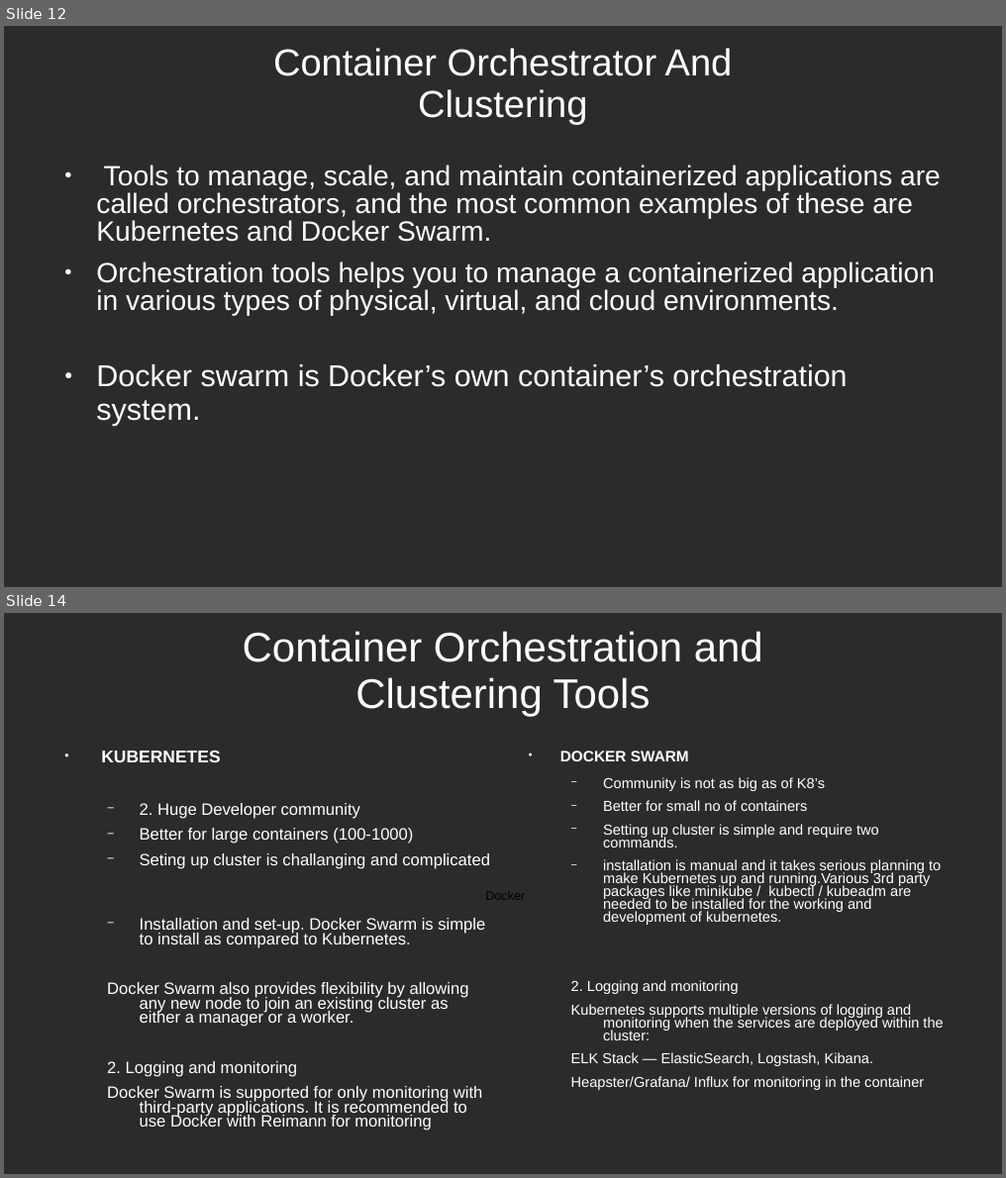
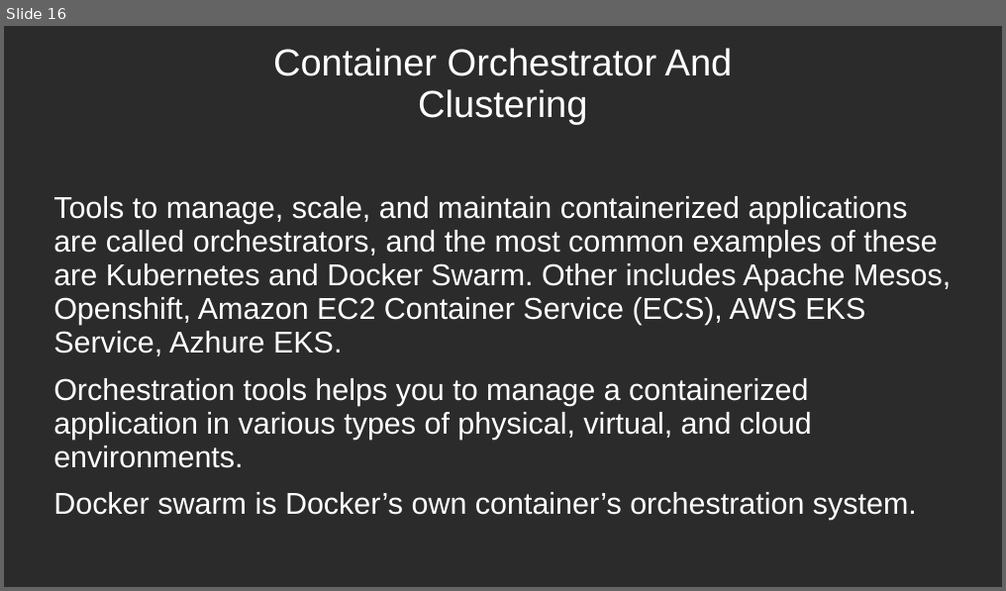
Before and after one commit to samratkapp/docker, a slide deck: PPT.ppt. Shown one above the other, each under a label of ours: slides 12 and 14 before the commit, slide 16 after it; the slides between them are not shown. The pictures are 1006x1178 and 1006x591 pixels, drawn with LibreOffice and Linux fonts; fonts in the diff are those of the drawing; background and template pictures are left out; a plain dark background stands for a picture behind light text. Boxes give left, top, right and bottom in pixels: in the first picture for what was removed or moved away, otherwise in the second. Text is boxed around its words. In the diff, an @@ line names an element or a change of style, - is before the commit and + after.

Commit message:
ppt docker

```diff
--- a/PPT.ppt
+++ b/PPT.ppt
@@ slide 14 removed at box(4, 613, 1002, 1174), background picture (left out) @@
@@ title removed at box(243, 631, 763, 717) @@
-Container Orchestration and Clustering Tools
@@ text removed at box(101, 751, 490, 1131) @@
-● KUBERNETES
-  − 2. Huge Developer community
-  − Better for large containers (100-1000)
-  − Seting up cluster is challanging and complicated
-  − Installation and set-up. Docker Swarm is simple to install as compared to Kubernetes.
-  Docker Swarm also provides flexibility by allowing any new node to join an existing cluster as either a manager or a worker.
-  2. Logging and monitoring
-  Docker Swarm is supported for only monitoring with third-party applications. It is recommended to use Docker with Reimann for monitoring
@@ text removed at box(560, 751, 943, 1090) @@
-● DOCKER SWARM
-  − Community is not as big as of K8’s
-  − Better for small no of containers
-  − Setting up cluster is simple and require two commands.
-  − installation is manual and it takes serious planning to make Kubernetes up and running.Various 3rd party packages like minikube / kubectl / kubeadm are needed to be installed for the working and development of kubernetes.
-  2. Logging and monitoring
-  Kubernetes supports multiple versions of logging and monitoring when the services are deployed within the cluster:
-  ELK Stack — ElasticSearch, Logstash, Kibana.
-  Heapster/Grafana/ Influx for monitoring in the container
@@ text removed at box(485, 894, 525, 900) @@
-Docker
@@ what was slide 12 is now slide 16 @@
@@ slide 16 changed as well @@
@@ text "Tools to manage, scale, and ...": place and size @@
-text "Tools to manage, scale, and ..." at box(96, 165, 941, 315)
+text "Tools to manage, scale, and ..." at box(54, 196, 950, 520)
@@ text at box(54, 196, 950, 357): text changed; size 22.2 to 24 pt @@
-● Tools to manage, scale, and maintain containerized applications are called orchestrators, and the most common examples of these are Kubernetes and Docker Swarm.
+Tools to manage, scale, and maintain containerized applications are called orchestrators, and the most common examples of these are Kubernetes and Docker Swarm. Other includes Apache Mesos, Openshift, Amazon EC2 Container Service (ECS), AWS EKS Service, Azhure EKS.
@@ text at box(54, 378, 812, 469): size 22.2 to 24 pt in "Orchestration tools helps you to manage a ..."; bullet ● to none; line spacing 0.83 to 0.93 @@
@@ text removed at box(96, 365, 846, 426) @@
-● Docker swarm is Docker’s own container’s orchestration system.
@@ text at box(54, 492, 917, 520): paragraph added @@
+Docker swarm is Docker’s own container’s orchestration system.
```
Also in this commit, not shown: 6 other slides changed, 5 slides added, 3 other slides removed, 2 other files.
